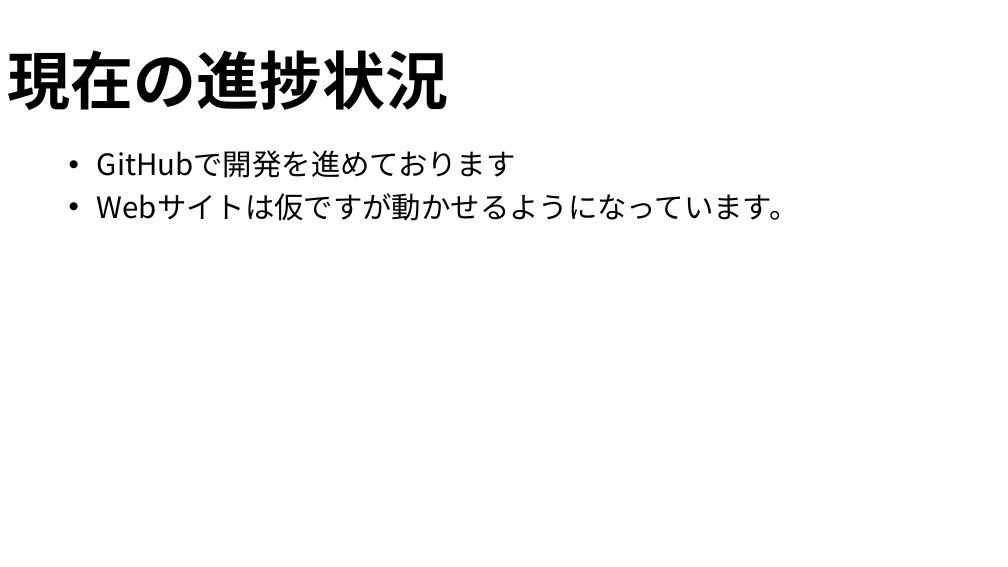
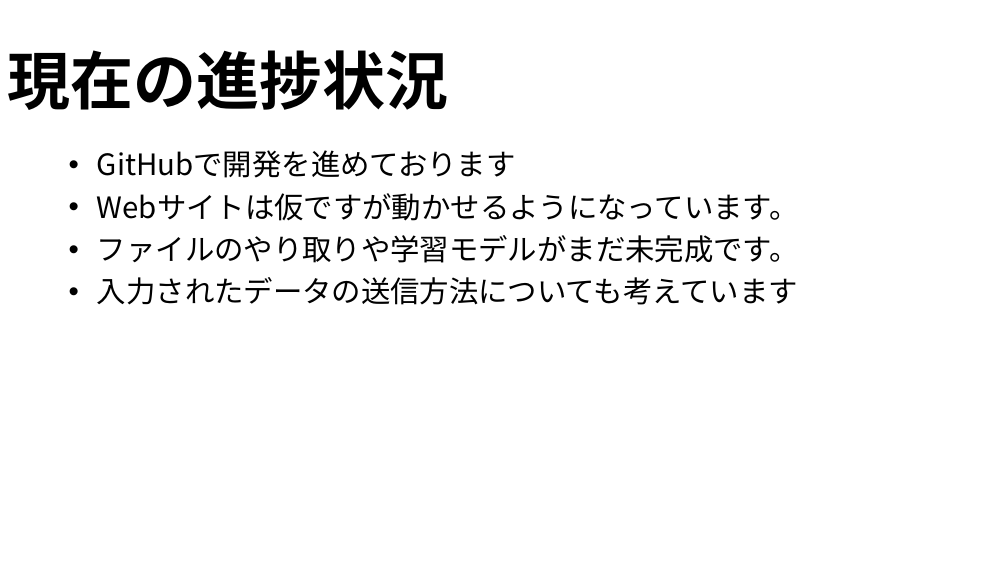
Before and after one commit to yoshitake266/bitComposer_prj, a slide deck: slide 12 of presentation/bit.Composer.pptx. Drawn at 1008x567 pixels with LibreOffice and Linux fonts; fonts in the diff are those of the drawing. Boxes give left, top, right and bottom in pixels: in the first picture for what was removed or moved away, otherwise in the second. Text is boxed around its words. In the diff, an @@ line names an element or a change of style, - is before the commit and + after.

```diff
--- a/presentation/bit.Composer.pptx
+++ b/presentation/bit.Composer.pptx
@@ subtitle at [97, 235, 799, 305]: paragraphs added @@
+• ファイルのやり取りや学習モデルがまだ未完成です。
+• 入力されたデータの送信方法についても考えています
```
Also in this commit, not shown: 2 other slides changed.
